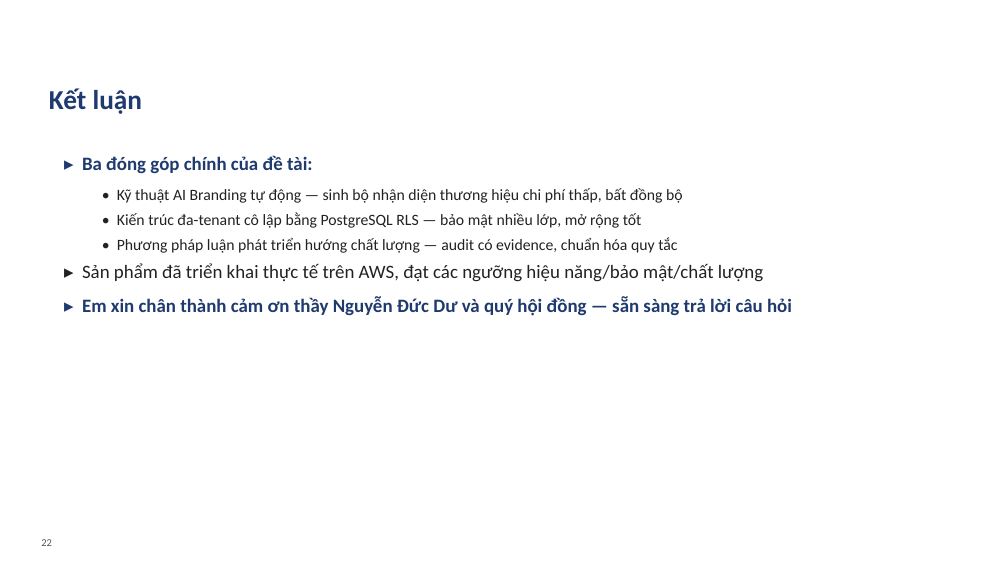
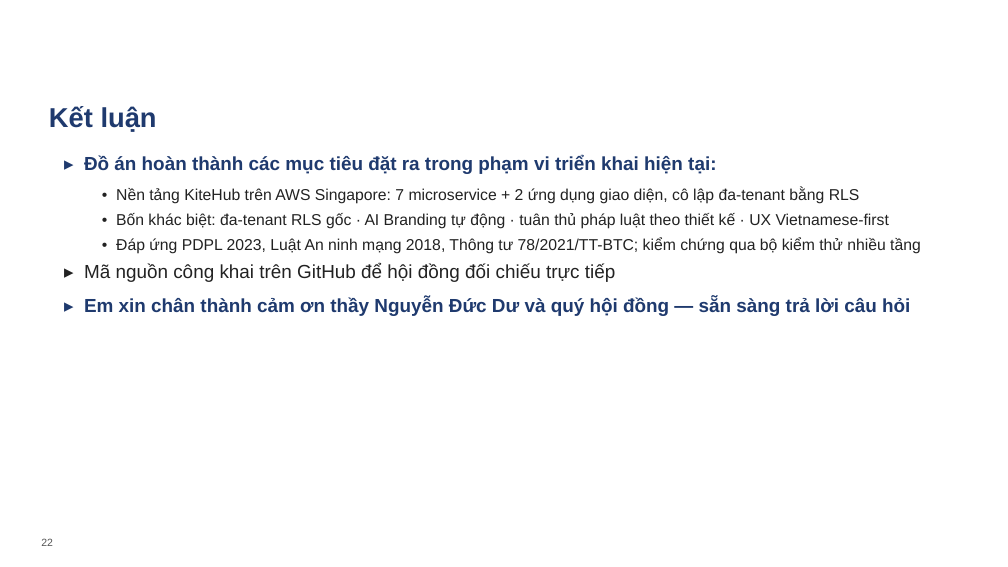
Before and after one commit to VictorAurelius/2026-Kite-Class-Platform, a slide deck: slide 22 of documents/08-thesis/defense/KiteHub-baove-khoaluan-20slide.pptx. Drawn at 1008x567 pixels with LibreOffice and Linux fonts; fonts in the diff are those of the drawing; background and template pictures are left out. Boxes give left, top, right and bottom in pixels: in the first picture for what was removed or moved away, otherwise in the second. Text is boxed around its words. In the diff, an @@ line names an element or a change of style, - is before the commit and + after.

```diff
--- a/documents/08-thesis/defense/KiteHub-baove-khoaluan-20slide.pptx
+++ b/documents/08-thesis/defense/KiteHub-baove-khoaluan-20slide.pptx
@@ text "Kết luận": place and size @@
-text "Kết luận" at bbox=[49, 88, 142, 114]
+text "Kết luận" at bbox=[49, 106, 157, 132]
@@ text "Kết luận" at bbox=[49, 106, 157, 132]: font Calibri to Arial @@
@@ text at bbox=[84, 155, 921, 282]: text changed; font Calibri to Arial @@
-▸ Ba đóng góp chính của đề tài:
-  • Kỹ thuật AI Branding tự động — sinh bộ nhận diện thương hiệu chi phí thấp, bất đồng bộ
-  • Kiến trúc đa-tenant cô lập bằng PostgreSQL RLS — bảo mật nhiều lớp, mở rộng tốt
-  • Phương pháp luận phát triển hướng chất lượng — audit có evidence, chuẩn hóa quy tắc
-▸ Sản phẩm đã triển khai thực tế trên AWS, đạt các ngưỡng hiệu năng/bảo mật/chất lượng
+▸ Đồ án hoàn thành các mục tiêu đặt ra trong phạm vi triển khai hiện tại:
+  • Nền tảng KiteHub trên AWS Singapore: 7 microservice + 2 ứng dụng giao diện, cô lập đa-tenant bằng RLS
+  • Bốn khác biệt: đa-tenant RLS gốc · AI Branding tự động · tuân thủ pháp luật theo thiết kế · UX Vietnamese-first
+  • Đáp ứng PDPL 2023, Luật An ninh mạng 2018, Thông tư 78/2021/TT-BTC; kiểm chứng qua bộ kiểm thử nhiều tầng
+▸ Mã nguồn công khai trên GitHub để hội đồng đối chiếu trực tiếp
@@ text at bbox=[84, 297, 910, 316]: font Calibri to Arial in "▸ Em xin chân thành cảm ơn ..." @@
```
Also in this commit, not shown: 20 other slides changed, 1 slide added, 1 slide removed, 12 other files.
